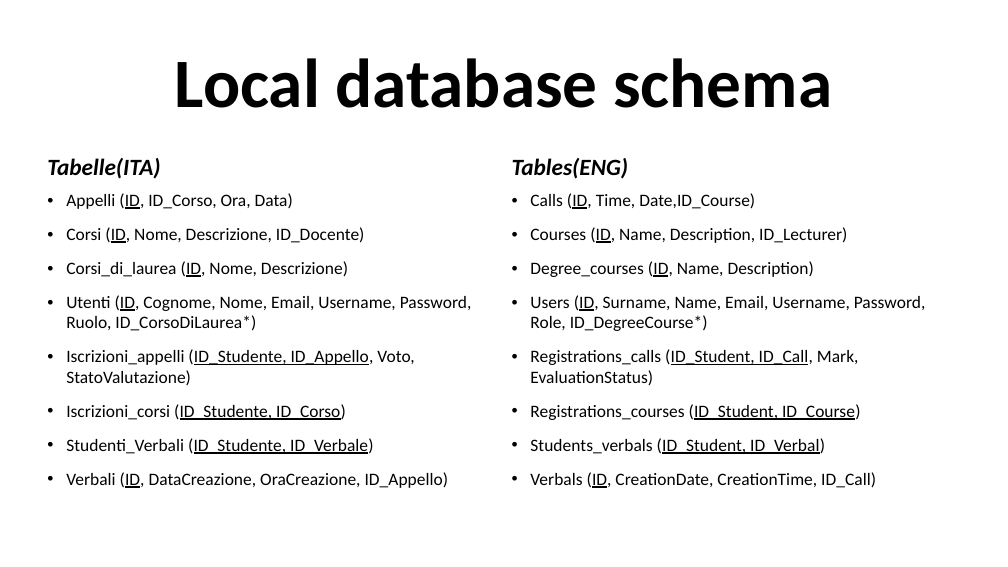
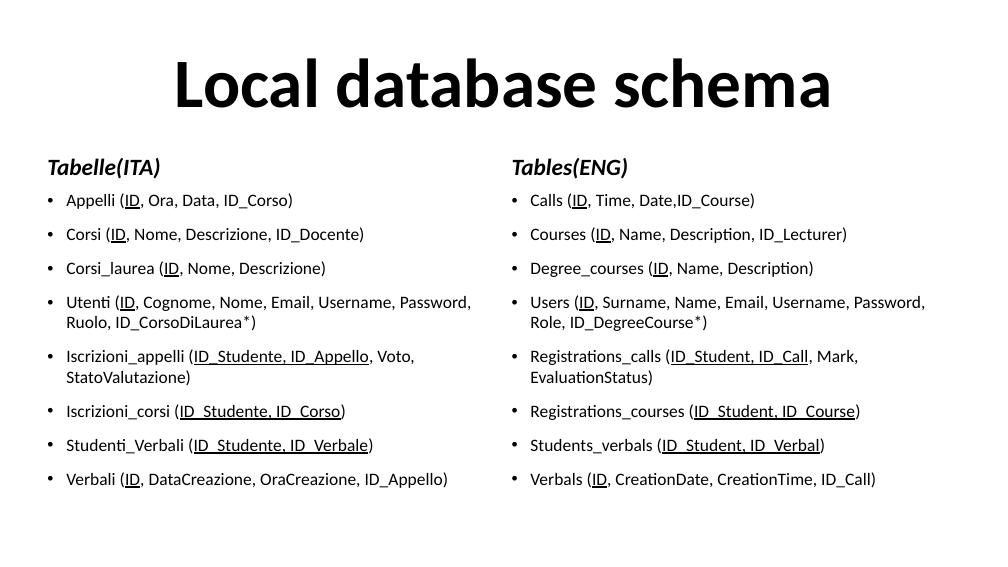
Before and after one commit to LucaTosetti01/ProgettoTIW, a slide deck: slide 11 of PresentazioneProgetto.pptx. Drawn at 1008x567 pixels with LibreOffice and Linux fonts; fonts in the diff are those of the drawing. Boxes give left, top, right and bottom in pixels: in the first picture for what was removed or moved away, otherwise in the second. Text is boxed around its words. In the diff, an @@ line names an element or a change of style, - is before the commit and + after.

```diff
--- a/PresentazioneProgetto.pptx
+++ b/PresentazioneProgetto.pptx
@@ text at [66, 193, 294, 209]: text changed @@
-• Appelli (ID, ID_Corso, Ora, Data)
+• Appelli (ID, Ora, Data, ID_Corso)
@@ text at [66, 261, 326, 277]: text changed @@
-• Corsi_di_laurea (ID, Nome, Descrizione)
+• Corsi_laurea (ID, Nome, Descrizione)
```
Also in this commit, not shown: 6 other slides changed, 6 slides added, 4 other files.
